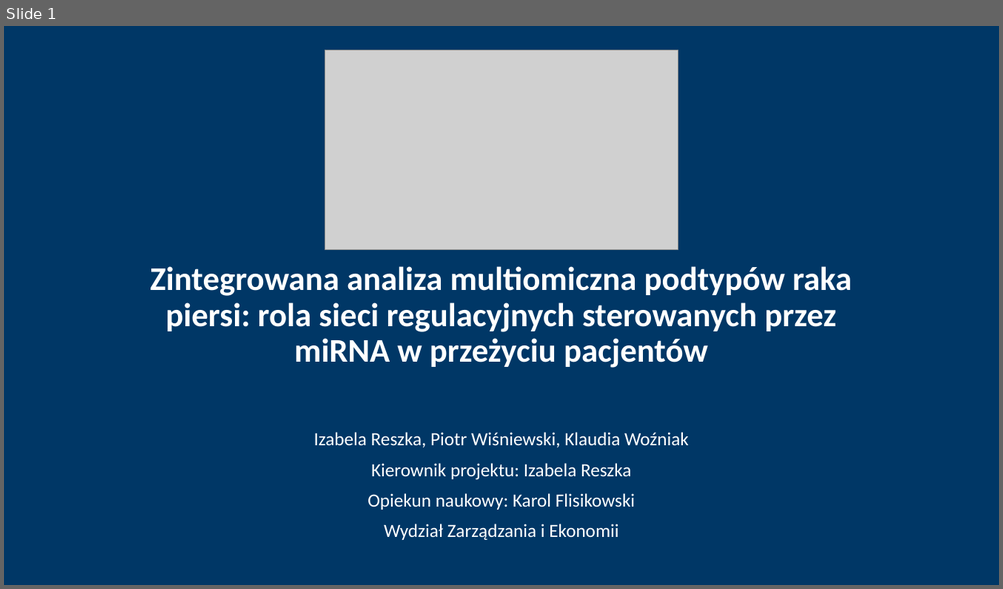
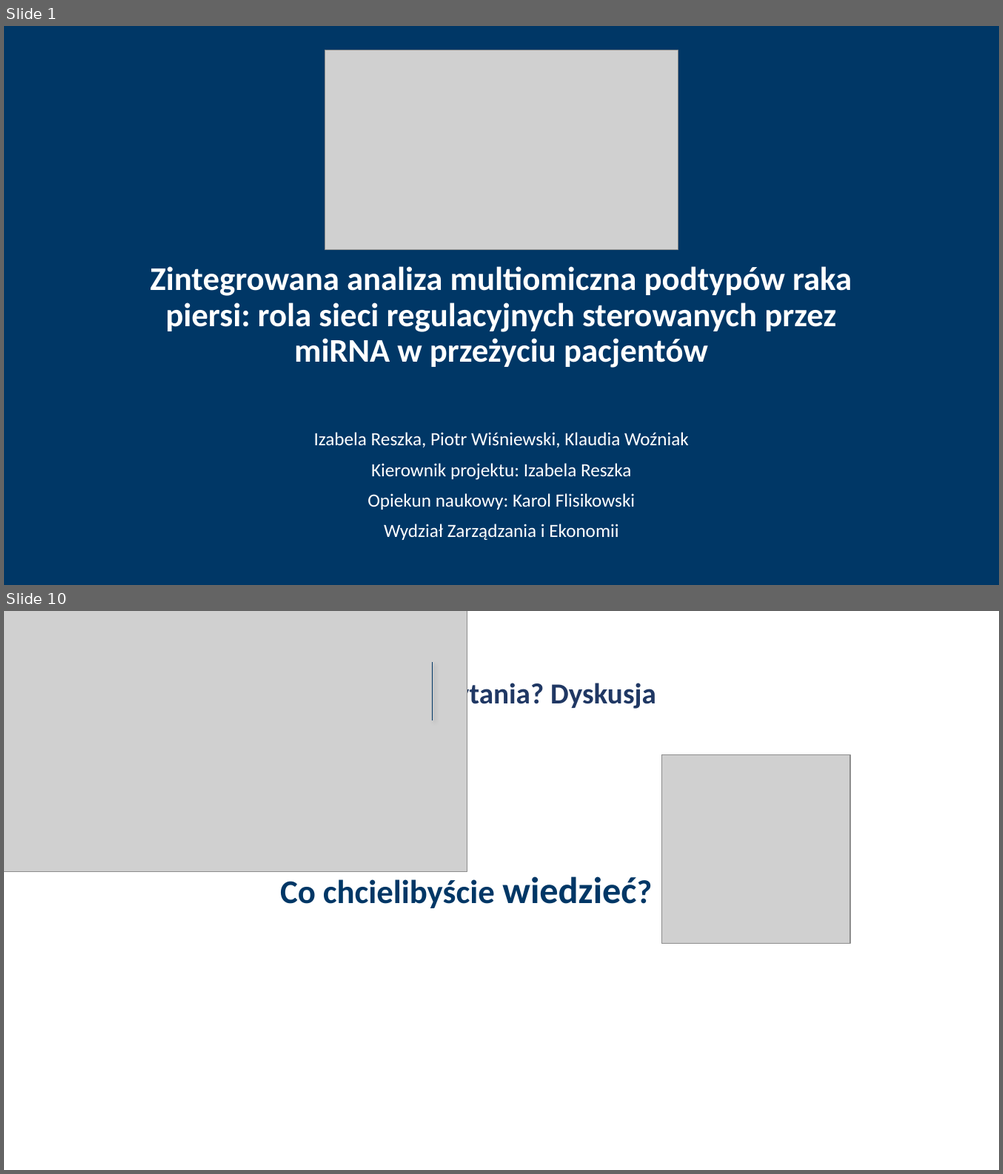
Before and after one commit to iZabela0001/Projekt_badawczy, a slide deck: pisanie_artykulu+prezentacja/Prezentacja.pptx. Shown one above the other, each under a label of ours: slide 1 before the commit, slides 1 and 10 after it; the slides between them are not shown. The pictures are 1003x589 and 1003x1174 pixels, drawn with LibreOffice and Linux fonts; fonts in the diff are those of the drawing; grey boxes stand for pictures. Boxes give left, top, right and bottom in pixels: in the first picture for what was removed or moved away, otherwise in the second. Text is boxed around its words. In the diff, an @@ line names an element or a change of style, - is before the commit and + after.

```diff
--- a/pisanie_artykulu+prezentacja/Prezentacja.pptx
+++ b/pisanie_artykulu+prezentacja/Prezentacja.pptx
@@ slide 10 added at (4, 611, 999, 1170), background #FFFFFF @@
@@ picture added at (4, 611, 467, 872) @@
@@ line added from (432, 663) to (432, 721), #003766 0.5 pt @@
@@ title added at (440, 679, 656, 711), 28 pt, text #203864, bold @@
+Pytania? Dyskusja
@@ picture added at (661, 755, 850, 944) @@
@@ text added at (280, 877, 636, 908), 32 pt, text #003766, bold @@
+Co chcielibyście wiedzieć?
```
Also in this commit, not shown: 6 slides changed, 6 other slides added.
